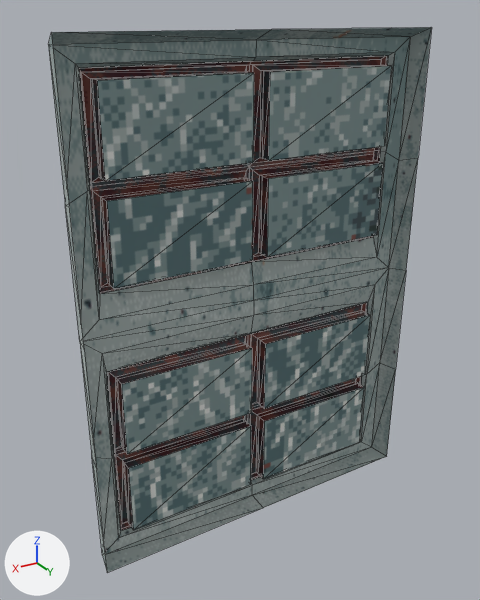
The glTF model models/window.glb, before and after one commit.
The view is the same before and after, from a 50 mm lens placed at (1.88, 2.78, 2.93), pointed at (0.08, -0.22, 1.43). The axes (+X, +Y, +Z) are drawn at lower left. The lights are the same throughout. The first picture is the older version. Mesh edges are drawn as thin lines. Vertices at exactly the same position are counted once.
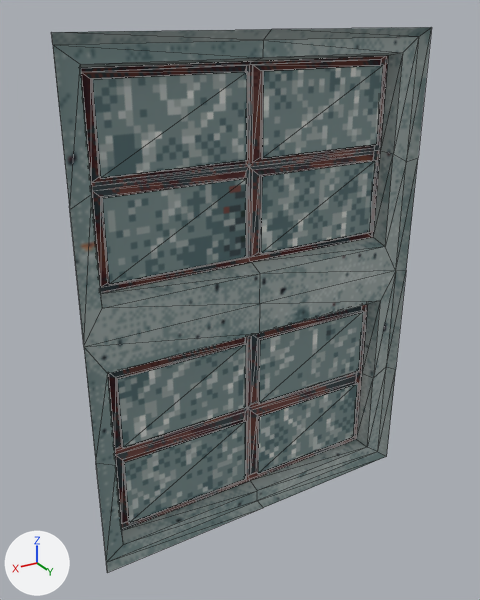
Commit message: adjusted window

The edits, one by one:
me_cube has 219 vertices, 424 faces and spans x -1.07..1.05, y -0.25..-0.08, z 0.0..2.87.
me_cube is used by ob_cube; location (0.0, 0.0, 0.0).
me_cube part 1: all 32 vertices in x -0.85..0.85, y -0.14, z 0.17..2.67 are moved by (0.0, -0.07, 0.0).
me_cube part 2: all 3 vertices in x -0.92..0.92, y -0.2, z 1.33 are moved by (0.0, 0.06, -0.09).
me_cube part 3: 8 of the vertices in x 0.0..1.03, y -0.2, z 0.03..1.42 are moved by (0.0, 0.06, 0.0).
me_cube part 4: 6 of the vertices in x 0.0..1.03, y -0.2, z 2.12..2.82 are moved by (0.0, 0.06, 0.0).
me_cube part 5: 5 of the vertices in x -1.03..-0.92, y -0.2, z 0.03..1.42 are moved by (0.0, 0.06, 0.0).
me_cube part 6: 4 of the vertices in x -1.03..-0.92, y -0.2, z 2.12..2.82 are moved by (0.0, 0.06, 0.0).
me_cube part 7: all 3 vertices in x -0.92..0.92, y -0.2, z 1.52 are moved by (0.0, 0.06, 0.09).
me_cube part 8: texture (UV) coordinates of 424 of 424 faces, centred in x -1.06..1.04, y -0.25..-0.12, z 0.01..2.85, changed; they spanned u 0.0..1.0, v 0.0..1.0 and now span u 0.0..0.99, v 0.0..1.0.

Boxes (x1, y1, x2, y2) around the edits, measured in the pictures (480 x 600 px; the box of a moved part takes in the faces that stretch with it):
'Cube', reshaped, surface changed: before (48, 27, 432, 573); after (51, 27, 432, 573)
part 1 of me_cube, moved or reshaped: before (93, 65, 391, 530); after (92, 65, 383, 524)
part 2 of me_cube, moved or reshaped: before (83, 268, 388, 459); after (84, 271, 395, 465)
part 3 of me_cube, moved or reshaped: before (80, 343, 387, 573); after (85, 361, 387, 573)
part 4 of me_cube, moved or reshaped: before (48, 29, 375, 348); after (51, 29, 375, 343)
part 5 of me_cube, moved or reshaped: before (251, 160, 418, 495); after (250, 160, 418, 501)
part 6 of me_cube, moved or reshaped: before (256, 27, 432, 265); after (263, 27, 432, 266)
part 7 of me_cube, moved or reshaped: before (81, 153, 399, 341); after (84, 154, 406, 347)
part 8 of me_cube, surface changed: (51, 27, 431, 572) in both
